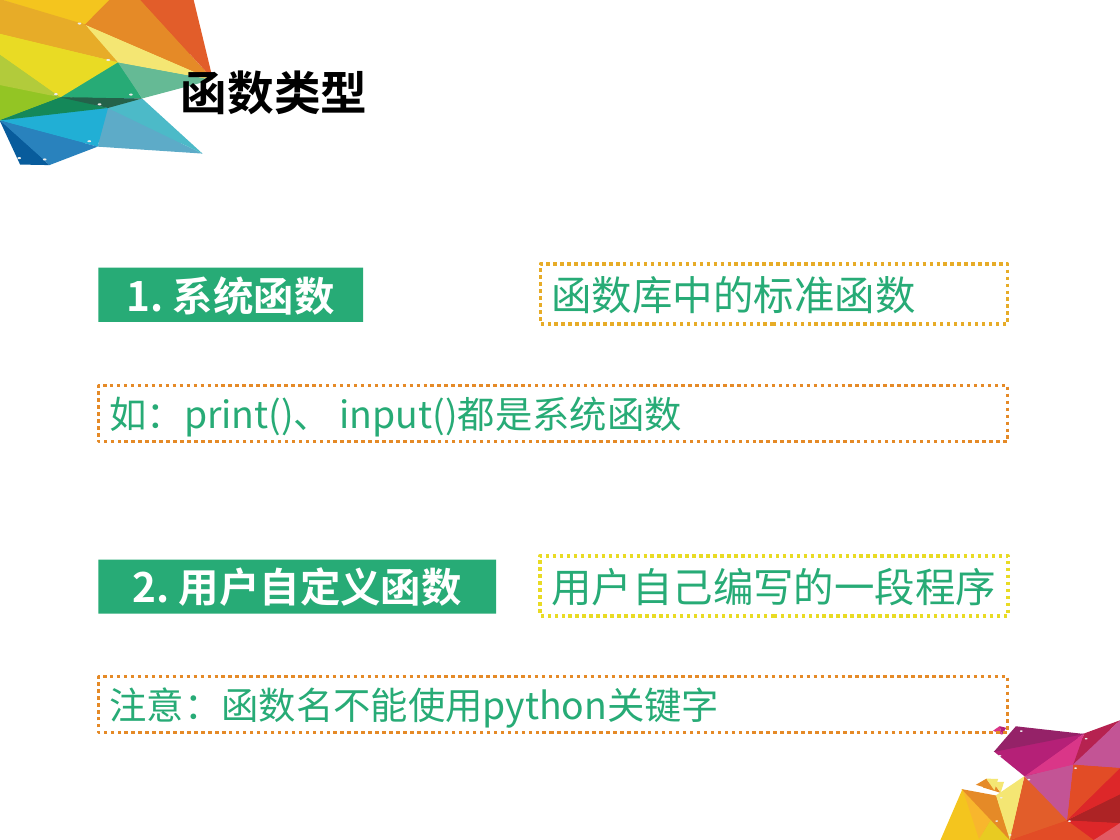
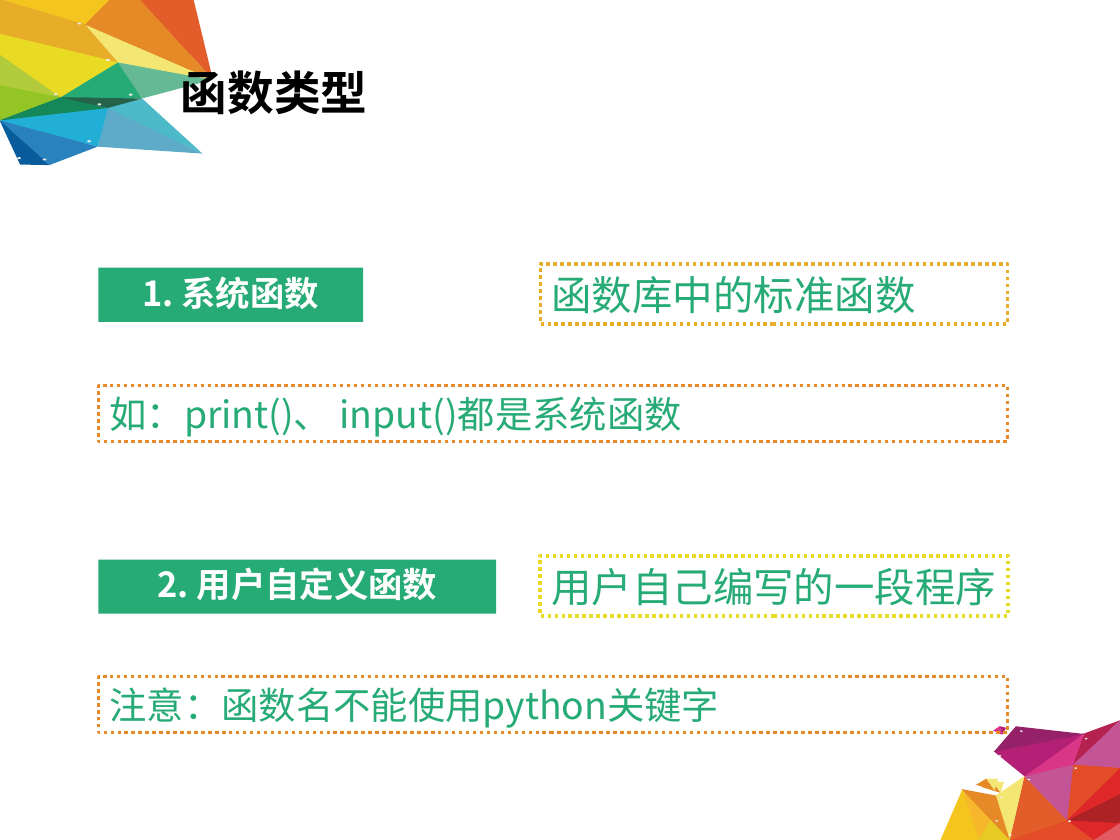
Before and after one commit to hongm32/2020design, a slide deck: slide 5 of 【第07课】2.4可以复用的代码/【第07课】2.4可以复用的代码.ppt. Drawn at 1120x840 pixels with LibreOffice and Linux fonts; fonts in the diff are those of the drawing. Boxes give left, top, right and bottom in pixels: in the first picture for what was removed or moved away, otherwise in the second. Text is boxed around its words. In the diff, an @@ line names an element or a change of style, - is before the commit and + after.

```diff
--- a/【第07课】2.4可以复用的代码/【第07课】2.4可以复用的代码.ppt
+++ b/【第07课】2.4可以复用的代码/【第07课】2.4可以复用的代码.ppt
@@ rectangle "1. 系统函数" at (99, 268, 363, 321): size 26 to 22.1 pt; line spacing 1 to 0.9 @@
@@ rectangle "2. 用户自定义函数" at (99, 560, 496, 614): size 26 to 22.1 pt; line spacing 1 to 0.9 @@
```
Also in this commit, not shown: 3 other slides changed, 1 slide added, 3 other files.
